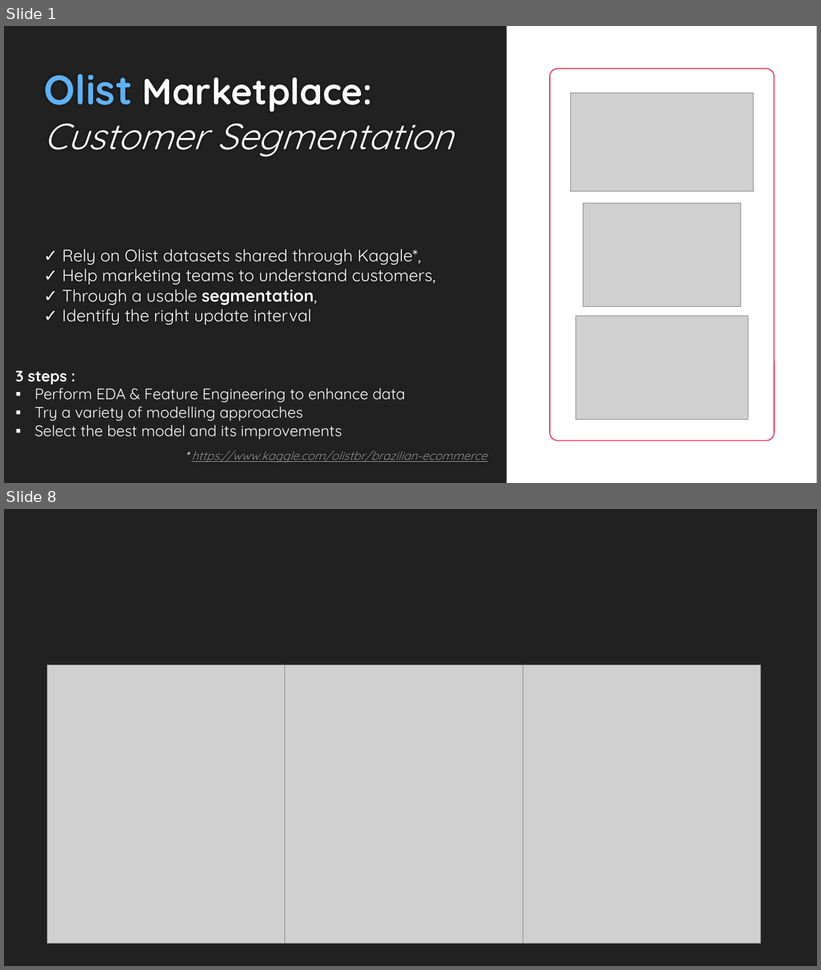
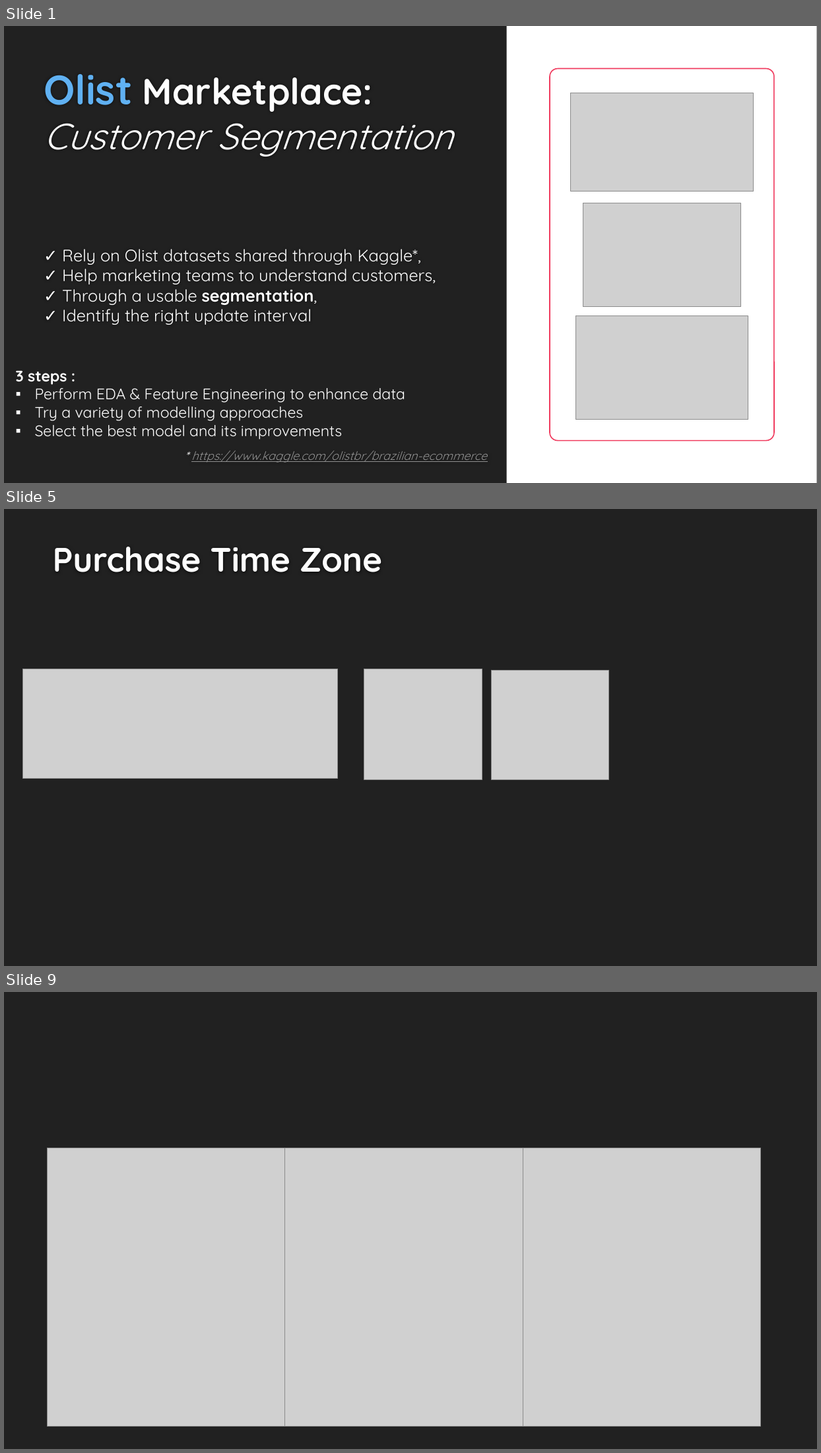
Before and after one commit to EtienneLardeur/P5_CustomerSegmentation, a slide deck: P5Olist_Présentation_initiale.pptx. Shown one above the other, each under a label of ours: slides 1 and 8 before the commit, slides 1, 5 and 9 after it; the slides between them are not shown. The pictures are 821x970 and 821x1453 pixels, drawn with LibreOffice and Linux fonts; fonts in the diff are those of the drawing; grey boxes stand for pictures; background and template pictures are left out. Boxes give left, top, right and bottom in pixels: in the first picture for what was removed or moved away, otherwise in the second. Text is boxed around its words. In the diff, an @@ line names an element or a change of style, - is before the commit and + after.

```diff
--- a/P5Olist_Présentation_initiale.pptx
+++ b/P5Olist_Présentation_initiale.pptx
@@ slide 5 added at (4,509,817,966), background #212121 @@
@@ title added at (53,547,382,572), 40 pt, text #FEFEFE, bold @@
+Purchase Time Zone
@@ picture added at (23,669,338,779) @@
@@ picture added at (364,669,482,780) @@
@@ picture added at (491,671,609,780) @@
@@ what was slide 8 is now slide 9 @@
```
Also in this commit, not shown: 8 slides changed, 1 other slide added, 1 slide removed, 5 other files.
